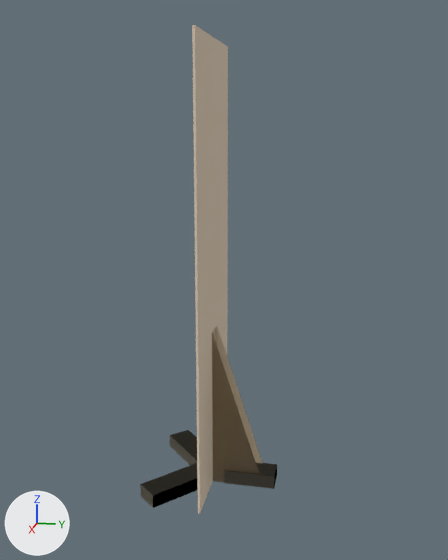
The OBJ model public/models/cutout_stand.obj, before and after one commit.
Before and after are seen from a camera (50 mm lens) standing at (2.117, 0.463, 1.313) and looking at (0.006, 0.041, 0.785). Arrows for +X, +Y and +Z are at lower left; the lights stay in place. The older version comes first. Where no turn or scale is listed for an object, it has been applied to the vertices.

Before the edit, the objects in view are built like this:
```python
me_cardboardcutout = bpy.data.meshes.new('CardboardCutout')
me_cardboardcutout.from_pydata(...)  # 38 vertices, 28 faces; spans x -0.25..0.25, y -0.23..0.24, z 0.0..1.6
# faces by material slot: [1, 5, 18, 4]
me_cardboardcutout.materials.append(mat_characterportrait)  # white #ffffff
me_cardboardcutout.materials.append(mat_cardboardrim)  # beige #e2d0b8
me_cardboardcutout.materials.append(mat_standwood)  # pale yellow #f5ebd1
me_cardboardcutout.materials.append(mat_kraftcardboard)  # beige #e5d0ad
ob_cardboardcutout = bpy.data.objects.new('CardboardCutout', me_cardboardcutout)
ob_cardboardcutout.location = (0.0, 0.0, 0.0)
```
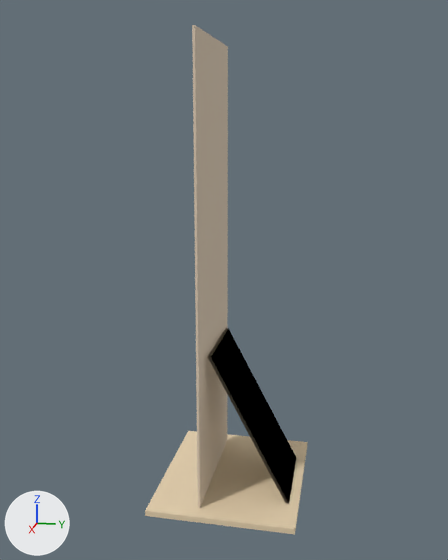
Changed parts and their boxes [x1, y1, x2, y2] in the pictures (448 x 560 px):
'CardboardCutout', reshaped (19% wider)
    before: [140, 25, 277, 514]
    after: [145, 25, 308, 534]
part 1 of me_cardboardcutout, deleted
    before: [140, 463, 198, 508]
part 2 of me_cardboardcutout, deleted
    before: [224, 463, 277, 489]
part 3 of me_cardboardcutout, deleted (beige)
    before: [212, 326, 262, 482]
part 4 of me_cardboardcutout, built on
    before: [170, 430, 197, 465]
    after: [145, 328, 308, 534]

The edits, one by one:
me_cardboardcutout is used by ob_cardboardcutout; location (0.0, 0.0, 0.0).
me_cardboardcutout had 38 vertices, 28 faces and spanned x -0.25..0.25, y -0.23..0.24, z 0.0..1.6.
me_cardboardcutout now has 24 vertices, 18 faces and spans x -0.3..0.3, y -0.18..0.34, z 0.0..1.6.
me_cardboardcutout part 1: the loose piece of 8 vertices spanning x 0.01..0.25, y -0.23..0.0, z 0.0..0.05 is deleted.
me_cardboardcutout part 2: the loose piece of 8 vertices spanning x -0.05..0.05, y 0.05..0.24, z 0.0..0.05 is deleted.
me_cardboardcutout part 3: the loose piece of 6 vertices spanning x -0.04..0.04, y 0.0..0.2, z 0.0..0.6 is deleted.
Part 4, on me_cardboardcutout:
4 vertices are removed from x -0.25..-0.19, y -0.23..-0.17, z 0.0..0.05.
5 faces are deleted.
4 vertices move from x -0.07..-0.01, y -0.07..0.0, z 0.0..0.05 to x -0.3..0.3, y -0.18, z 0.0..0.02.
12 vertices are added at x -0.3..0.3, y 0.01..0.34, z 0.0..0.55.
11 new faces join them, mat_kraftcardboard (beige #e5d0ad).
me_cardboardcutout no longer uses material mat_standwood (pale yellow #f5ebd1).
